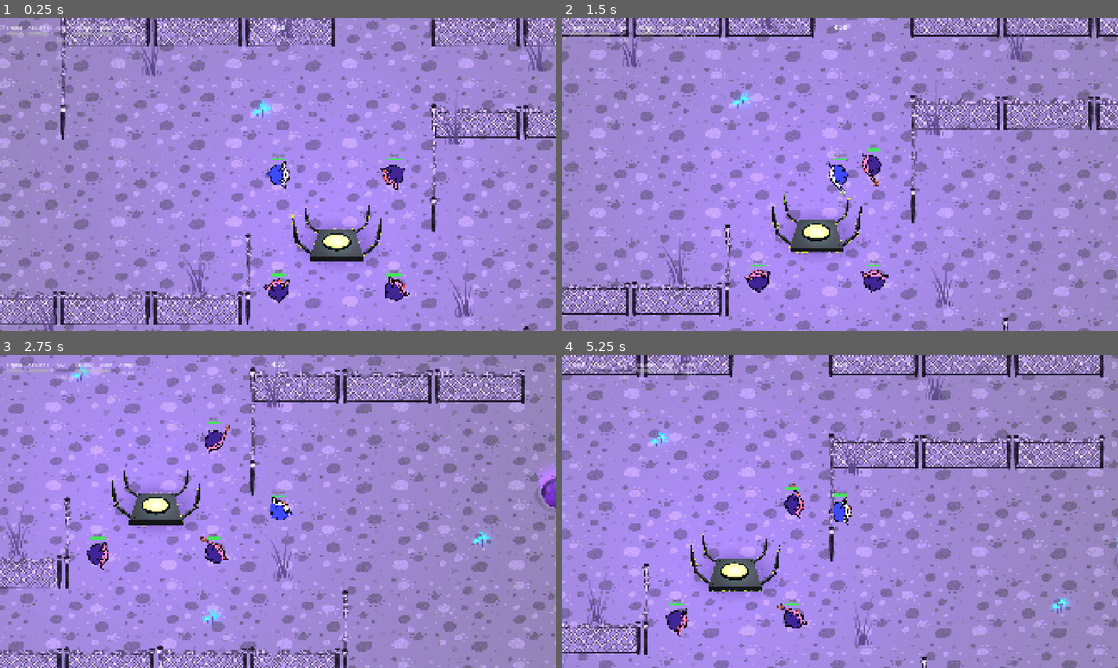
Above: before the commit, frames 1-4 (two rows, left to right).
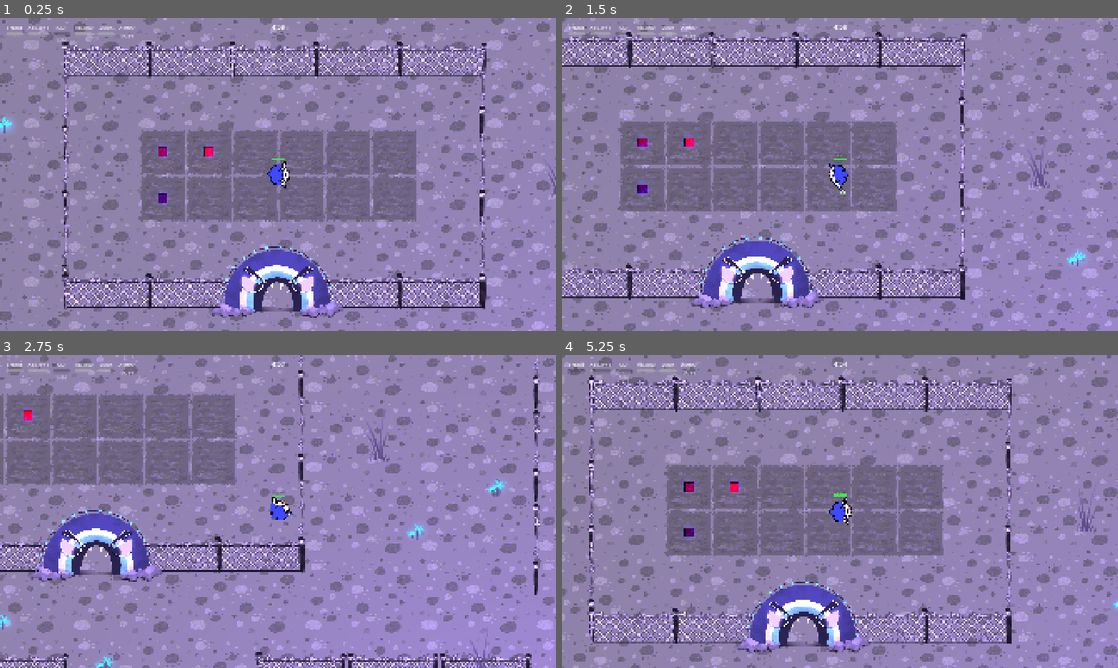
Above: after the commit, the same moments.

Repository: UVASGD/spring-2026-meowdernwarfare
Game: Godot game, scene res://scenes/game.tscn
Two runs of this game, one before a commit and one after it. Both use one fixed random seed, a clock stepped at 60 frames per second and the inputs below. This scene is started directly instead of the project's main scene. The engine's default icon, where the game draws it, is replaced by a stand-in: a white triangle on a blue panel in a dark square.
Inputs (mouse positions are in pixels of both pictures, inside the frame that each line leads up to):
- Up to frame 1 (0.25 s): no input
- Up to frame 2 (1.5 s): tap Enter (ui_accept) at 0.5, 0.77 s; move the mouse to (962, 158) at 0.52 s; hold D 0.53-1.28 s; tap K at 0.6 s; click (962, 158) at 0.67 s; move the mouse to (728, 190) at 1.27 s; hold S from 1.28 s (still down); tap Shift at 1.35 s
- Up to frame 3 (2.75 s): tap Enter (ui_accept) at 1.52 s; move the mouse to (333, 442) at 2.02 s; release S at 2.03 s; hold D from 2.03 s (still down); tap Space at 2.1 s
- Up to frame 4 (5.25 s): move the mouse to (812, 574) at 2.77 s; release D at 2.78 s; hold W 2.78-3.53 s; tap Q at 2.85 s; click (812, 574) at 2.92 s; tap Enter (ui_accept) at 3.02, 3.77, 4.52 s; move the mouse to (1006, 558) at 3.52 s; hold A 3.53-5.03 s; tap R at 3.6 s; move the mouse to (673, 464) at 4.27 s; tap E at 4.35 s; move the mouse to (867, 511) at 5.02 s; hold S from 5.03 s (still down); tap F at 5.1 s; click (867, 511) at 5.17 s

The runs differ from the first frame. In frame 1, 89% of the frame differs, in the area x 0-100%, y 0-100%; in frame 2, 82%; in frame 3, 71%; in frame 4, 78%.

Commit message:
spawn fixes from develop

Diff:
--- a/scripts/game.gd
+++ b/scripts/game.gd
@@ -43,9 +43,9 @@
 	var map_name = GameData.pending_settings.get("map", DEFAULT_MAP)
 	var starters = GameData.get_active_starters()
 	_load_map(map_name)
-	_setup_spawn_points()
 	_setup_entity_layer()
 	_collect_farms()
+	gm.farm_spawns_received.connect(_on_farm_spawns_received)
 
 	if GameData.is_online_game:
 		_start_from_lobby()
@@ -123,23 +123,6 @@
 	if node == null:
 		return
 	node.call("stop")
-
-func _setup_spawn_points() -> void:
-	gm.spawn_points.clear()
-
-	var target = map_node if map_node else self
-	var spawns = target.get_node_or_null("SpawnPoints")
-	if spawns == null:
-		spawns = target.find_child("SpawnPoints", true, false)
-	if spawns == null:
-		push_warning("Game: No SpawnPoints node found in map")
-		return
-
-	for child in spawns.get_children():
-		if child is Marker2D:
-			gm.spawn_points.append(child)
-
-	print("Found ", gm.spawn_points.size(), " spawn points")
 
 func _setup_entity_layer() -> void:
 	if map_node == null:
@@ -181,18 +164,62 @@
 	pass
 
 func _assign_farms() -> void:
-	var available = farms.duplicate()
-	for player in gm.players:
-		var best_farm = null
-		var best_dist := INF
-		for f in available:
-			var dist = f.global_position.distance_to(player.global_position)
-			if dist < best_dist:
-				best_dist = dist
-				best_farm = f
-		if best_farm:
-			best_farm.assign_owner(player)
-			available.erase(best_farm)
+	if farms.is_empty() or gm.players.is_empty():
+		return
+	var sorted_farms = farms.duplicate()
+	sorted_farms.sort_custom(func(a, b): return str(a.get_path()) < str(b.get_path()))
+	var sorted_players = gm.players.duplicate()
+	sorted_players.sort_custom(func(a, b): return a.player_id < b.player_id)
+	var assignments: Array = []
+	var count = mini(sorted_farms.size(), sorted_players.size())
+	for i in range(count):
+		var farm = sorted_farms[i]
+		var player = sorted_players[i]
+		var spawn_pos = _get_farm_spawn_pos(farm)
+		farm.assign_owner(player)
+		player.global_position = spawn_pos
+		assignments.append({
+			"pid": player.player_id,
+			"farm_path": str(farm.get_path()),
+			"x": spawn_pos.x,
+			"y": spawn_pos.y
+		})
+	if gm.mode == GameManager.Mode.ONLINE_HOST:
+		gm.broadcast_farm_spawns(assignments)
+
+func _get_farm_spawn_pos(farm: Node) -> Vector2:
+	var sp = farm.get_node_or_null("Spawnpoint")
+	if sp == null:
+		sp = farm.get_node_or_null("spawnpoint")
+	if sp and sp is Node2D:
+		return sp.global_position
+	return farm.global_position
+
+func _on_farm_spawns_received(assignments: Array) -> void:
+	if gm.mode != GameManager.Mode.ONLINE_CLIENT:
+		return
+	_apply_farm_spawns(assignments)
+
+func _apply_farm_spawns(assignments: Array) -> void:
+	var farm_by_path := {}
+	for farm in farms:
+		farm_by_path[str(farm.get_path())] = farm
+	for item in assignments:
+		if not (item is Dictionary):
+			continue
+		var pid = int(item.get("pid", -1))
+		var player = gm.get_player(pid)
+		if player == null or not is_instance_valid(player):
+			continue
+		var farm_path = str(item.get("farm_path", ""))
+		var farm = farm_by_path.get(farm_path, null)
+		if farm == null:
+			continue
+		farm.assign_owner(player)
+		player.global_position = Vector2(
+			item.get("x", player.global_position.x),
+			item.get("y", player.global_position.y)
+		)
 
 func _plant_starter_crops(starters: Array[String] = []) -> void:
 	if starters.is_empty():
--- a/scripts/globals/game_manager.gd
+++ b/scripts/globals/game_manager.gd
@@ -2,15 +2,11 @@
 extends Node
 
 # Handles player spawning and multiplayer mode
-# Uses predefined spawn points from the map
 
 enum Mode { LOCAL, ONLINE_HOST, ONLINE_CLIENT }
 
 @export var player_scene: PackedScene
 @export var mode: Mode = Mode.LOCAL
-
-# Spawn points - set these from the map scene
-@export var spawn_points: Array[Marker2D] = []
 
 var players: Array[Player] = []
 var eliminated: Array[Player] = []
@@ -22,6 +18,7 @@
 signal player_eliminated(player: Player)
 signal game_over_received(winner_id: int)
 signal sudden_death_received
+signal farm_spawns_received(assignments: Array)
 
 static var instance: GameManager = null
 
@@ -31,83 +28,6 @@
 func _exit_tree() -> void:
 	if instance == self:
 		instance = null
-
-# --- SPAWN POINT SELECTION ---
-
-# Track which spawn points are taken (for initial spawns)
-var used_spawns: Array[int] = []
-# Seeded RNG for synchronized spawn selection across clients
-var spawn_rng: RandomNumberGenerator = RandomNumberGenerator.new()
-
-func init_spawn_rng(seed_string: String = "") -> void:
-	# Use room code as seed so all clients get same "random" sequence
-	if seed_string.is_empty() and Network.room_code:
-		seed_string = Network.room_code
-	spawn_rng.seed = hash(seed_string)
-	used_spawns.clear()
-
-func get_initial_spawn(_player_id: int) -> Vector2:
-	# Pick a random unused spawn point (using seeded RNG for sync)
-	if spawn_points.is_empty():
-		return _get_fallback_position(_player_id)
-
-	# Find available spawn indices
-	var available: Array[int] = []
-	for i in range(spawn_points.size()):
-		if i not in used_spawns and spawn_points[i] != null:
-			available.append(i)
-
-	# If all used, reset and pick any
-	if available.is_empty():
-		used_spawns.clear()
-		for i in range(spawn_points.size()):
-			if spawn_points[i] != null:
-				available.append(i)
-
-	if available.is_empty():
-		return _get_fallback_position(_player_id)
-
-	# Pick random from available using seeded RNG
-	var idx = available[spawn_rng.randi() % available.size()]
-	used_spawns.append(idx)
-	var sp = spawn_points[idx]
-	print("Player ", _player_id, " → spawn[", idx, "] pos=", sp.position, " global=", sp.global_position)
-	return spawn_points[idx].global_position
-
-func get_fair_respawn(player: Player) -> Vector2:
-	# Find the spawn point furthest from all living enemies
-	if spawn_points.is_empty():
-		return _get_fallback_position(player.player_id)
-
-	var living_enemies: Array[Player] = []
-	for p in players:
-		if p != player and is_instance_valid(p) and not p.is_dead():
-			living_enemies.append(p)
-
-	# If no enemies, just use assigned spawn
-	if living_enemies.is_empty():
-		return get_initial_spawn(player.player_id)
-
-	# Find spawn with maximum minimum distance to any enemy
-	var best_spawn: Marker2D = null
-	var best_min_dist: float = -1
-
-	for spawn in spawn_points:
-		if spawn == null:
-			continue
-
-		var min_dist = INF
-		for enemy in living_enemies:
-			var dist = spawn.global_position.distance_to(enemy.global_position)
-			min_dist = min(min_dist, dist)
-
-		if min_dist > best_min_dist:
-			best_min_dist = min_dist
-			best_spawn = spawn
-
-	if best_spawn:
-		return best_spawn.global_position
-	return get_initial_spawn(player.player_id)
 
 func _get_fallback_position(id: int) -> Vector2:
 	var offset = 200
@@ -141,7 +61,7 @@
 	local_input.set_player_node(player)
 	player.input = local_input
 
-	var spawn_pos = get_initial_spawn(id)
+	var spawn_pos = _get_fallback_position(id)
 	_add_entity(player)
 	player.global_position = spawn_pos
 	print("  Player ", id, " after add: global=", player.global_position, " (wanted ", spawn_pos, ")")
@@ -165,7 +85,7 @@
 		ai_input.set_target(target)
 	player.input = ai_input
 
-	var spawn_pos = get_initial_spawn(id)
+	var spawn_pos = _get_fallback_position(id)
 	_add_entity(player)
 	player.global_position = spawn_pos
 	print("  Player ", id, " after add: global=", player.global_position, " (wanted ", spawn_pos, ")")
@@ -184,9 +104,11 @@
 	var pos: Vector2
 	if player.farm:
 		var sp = player.farm.get_node_or_null("Spawnpoint")
+		if sp == null:
+			sp = player.farm.get_node_or_null("spawnpoint")
 		pos = sp.global_position if sp else player.farm.global_position
 	else:
-		pos = get_fair_respawn(player)
+		pos = _get_fallback_position(player.player_id)
 
 	player.respawn_at(pos)
 
@@ -228,7 +150,6 @@
 			p.queue_free()
 	players.clear()
 	eliminated.clear()
-	used_spawns.clear()
 	stats.clear()
 	sudden_death = false
 	game_over = false
@@ -330,9 +251,6 @@
 	local_player_id = Network.my_player_id
 	mode = Mode.ONLINE_HOST if Network.is_host else Mode.ONLINE_CLIENT
 
-	# Initialize spawn RNG with room code so all clients get same spawn sequence
-	init_spawn_rng(Network.room_code)
-
 	# Sort players by ID to ensure consistent spawn order across clients
 	var sorted_players = players_info.duplicate()
 	sorted_players.sort_custom(func(a, b): return int(a.get("id", 0)) < int(b.get("id", 0)))
@@ -407,6 +325,9 @@
 
 	elif msg_type == "fie_destroyed":
 		_handle_fie_destroyed(from_id, data)
+
+	elif msg_type == "farm_spawns":
+		_handle_farm_spawns(data)
 
 func _broadcast_state() -> void:
 	if not Network.is_online():
@@ -589,7 +510,7 @@
 	player.input = net_input
 	net_inputs[id] = net_input
 
-	var spawn_pos = get_initial_spawn(id)
+	var spawn_pos = _get_fallback_position(id)
 	_add_entity(player)
 	player.global_position = spawn_pos
 	print("  Player ", id, " after add: global=", player.global_position, " (wanted ", spawn_pos, ")")
@@ -649,6 +570,19 @@
 		return
 	sudden_death = true
 	sudden_death_received.emit()
+
+func broadcast_farm_spawns(assignments: Array) -> void:
+	if mode != Mode.ONLINE_HOST or not Network.is_online():
+		return
+	Network.broadcast({
+		"type": "farm_spawns",
+		"a": assignments
+	})
+
+func _handle_farm_spawns(data: Dictionary) -> void:
+	var assignments = data.get("a", [])
+	if assignments is Array:
+		farm_spawns_received.emit(assignments)
 
 # --- TELEPORTER SYNC ---
 
